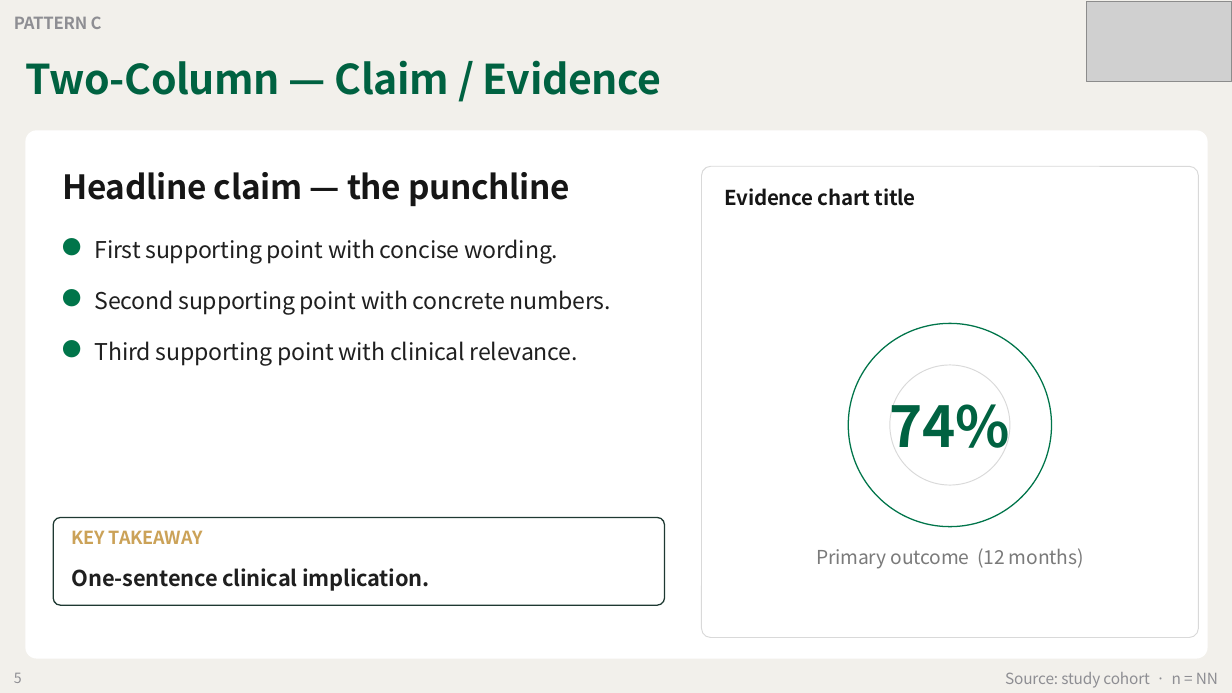
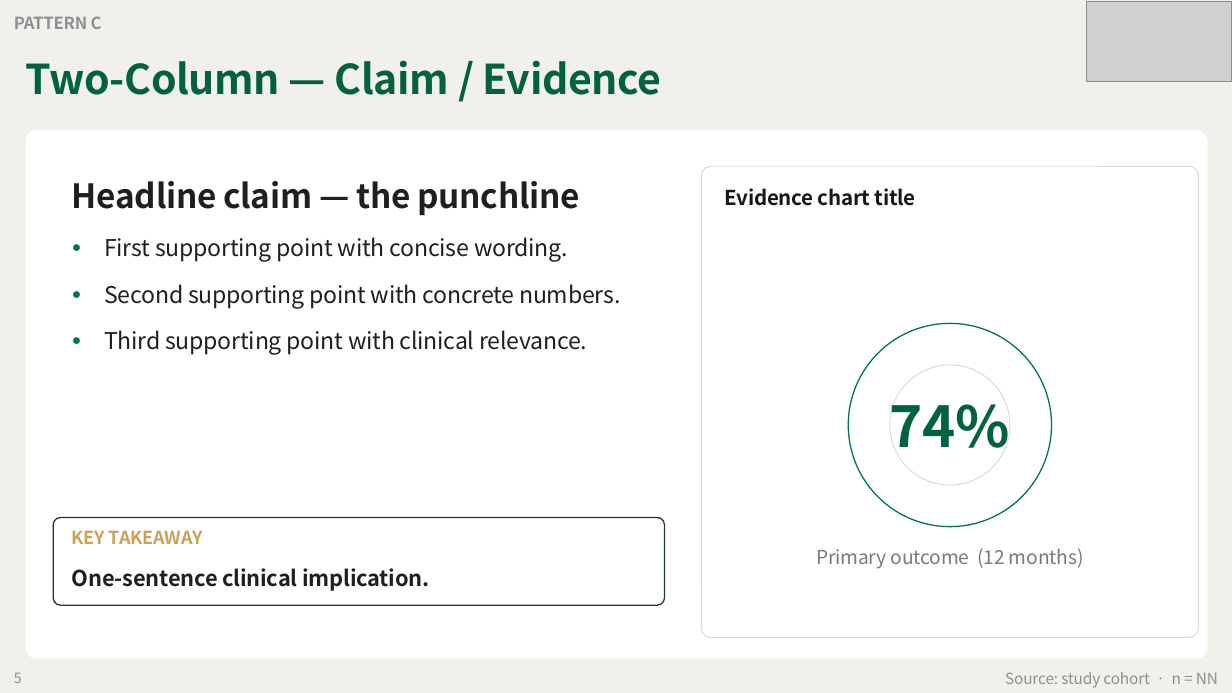
Before and after one commit to grotyx/medical-ppt-design, a slide deck: slide 5 of backbone_slides.pptx. Drawn at 1232x693 pixels with LibreOffice and Linux fonts; fonts in the diff are those of the drawing; grey boxes stand for pictures. Boxes give left, top, right and bottom in pixels: in the first picture for what was removed or moved away, otherwise in the second. Text is boxed around its words. In the diff, an @@ line names an element or a change of style, - is before the commit and + after.

```diff
--- a/backbone_slides.pptx
+++ b/backbone_slides.pptx
@@ text removed at [62,172,570,206] @@
-Headline claim — the punchline
@@ text "Headline claim — the punchline": place and size @@
-text "Headline claim — the punchline" at [95,290,611,315]
+text "Headline claim — the punchline" at [72,181,620,355]
@@ text at [72,181,580,262]: paragraphs added @@
+Headline claim — the punchline
+● First supporting point with concise wording.
@@ text removed at [63,236,91,263] @@
-●
@@ text removed at [95,239,558,264] @@
-First supporting point with concise wording.
@@ text removed at [63,287,91,314] @@
-●
@@ text at [104,284,620,308]: bullet none to ●; line spacing 1 to 1.12; more space between paragraphs @@
@@ text removed at [63,337,91,365] @@
-●
@@ text removed at [95,341,578,366] @@
-Third supporting point with clinical relevance.
@@ text at [104,330,587,355]: paragraph added @@
+● Third supporting point with clinical relevance.
```
Also in this commit, not shown: 1 other file.
